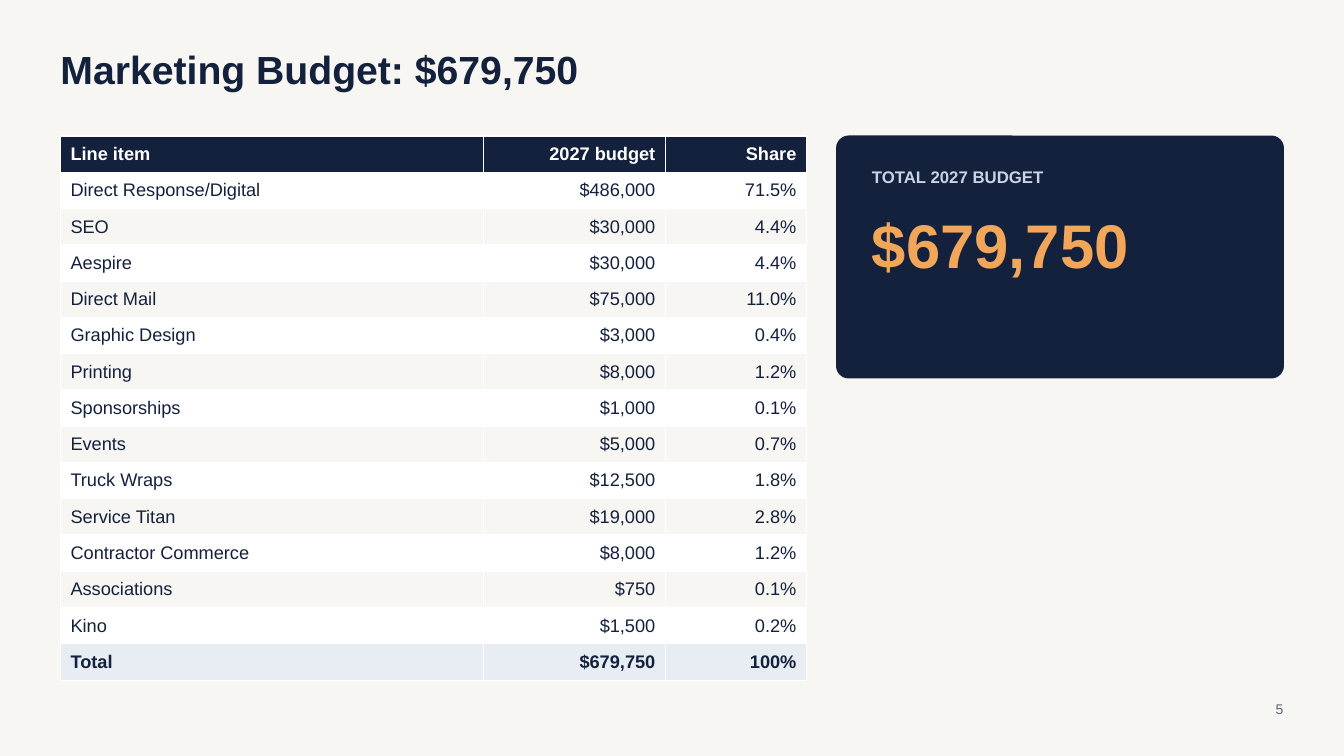
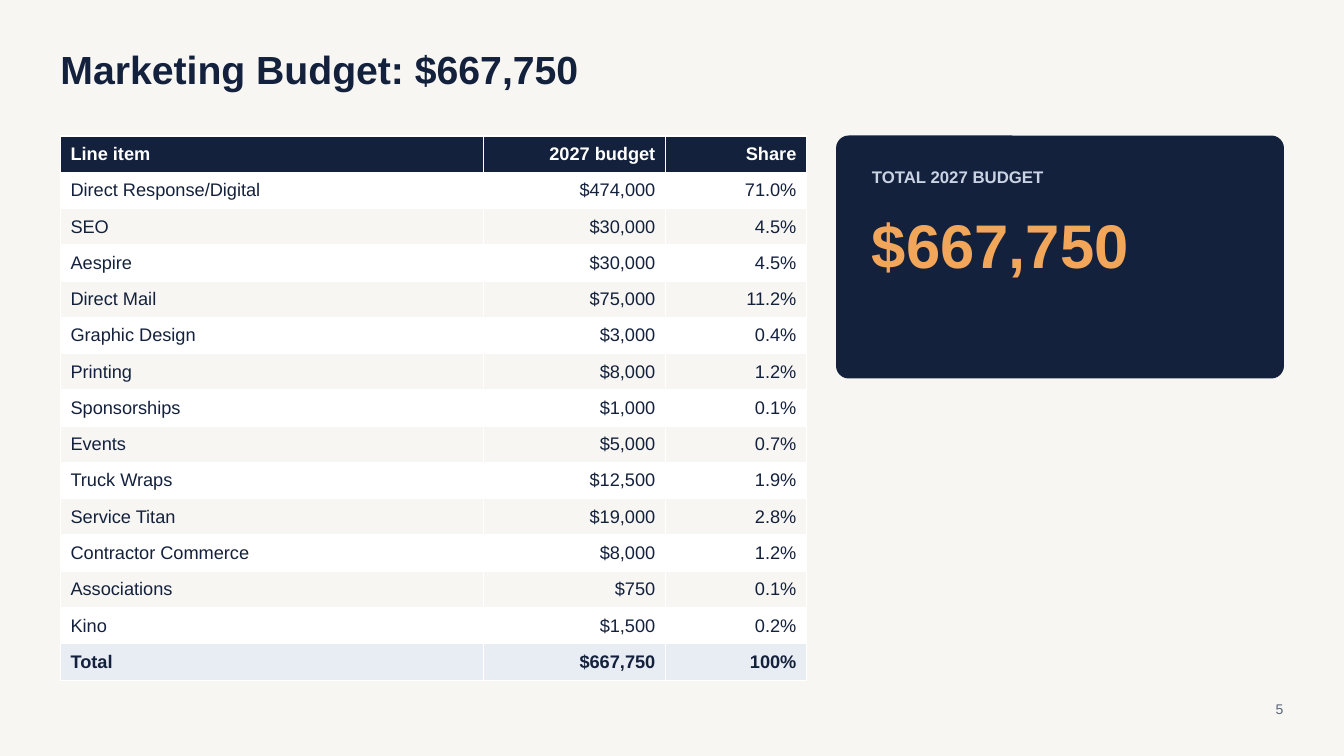
Before and after one commit to MktgCAP/Searchlight-YTD-Analysis, a slide deck: slide 5 of 2027_Marketing_Plan.pptx. Drawn at 1344x756 pixels with LibreOffice and Linux fonts; fonts in the diff are those of the drawing. Boxes give left, top, right and bottom in pixels: in the first picture for what was removed or moved away, otherwise in the second. Text is boxed around its words. In the diff, an @@ line names an element or a change of style, - is before the commit and + after.

```diff
--- a/2027_Marketing_Plan.pptx
+++ b/2027_Marketing_Plan.pptx
@@ text at [60, 55, 578, 92]: text changed @@
-Marketing Budget: $679,750
+Marketing Budget: $667,750
@@ table at [60, 136, 807, 681] @@
-row 2, column 2: $486,000
+row 2, column 2: $474,000
-row 2, column 3: 71.5%
+row 2, column 3: 71.0%
-row 3, column 3: 4.4%
+row 3, column 3: 4.5%
-row 4, column 3: 4.4%
+row 4, column 3: 4.5%
-row 5, column 3: 11.0%
+row 5, column 3: 11.2%
-row 10, column 3: 1.8%
+row 10, column 3: 1.9%
-row 15, column 2: $679,750
+row 15, column 2: $667,750
@@ text at [872, 222, 1129, 278]: text changed @@
-$679,750
+$667,750
```
